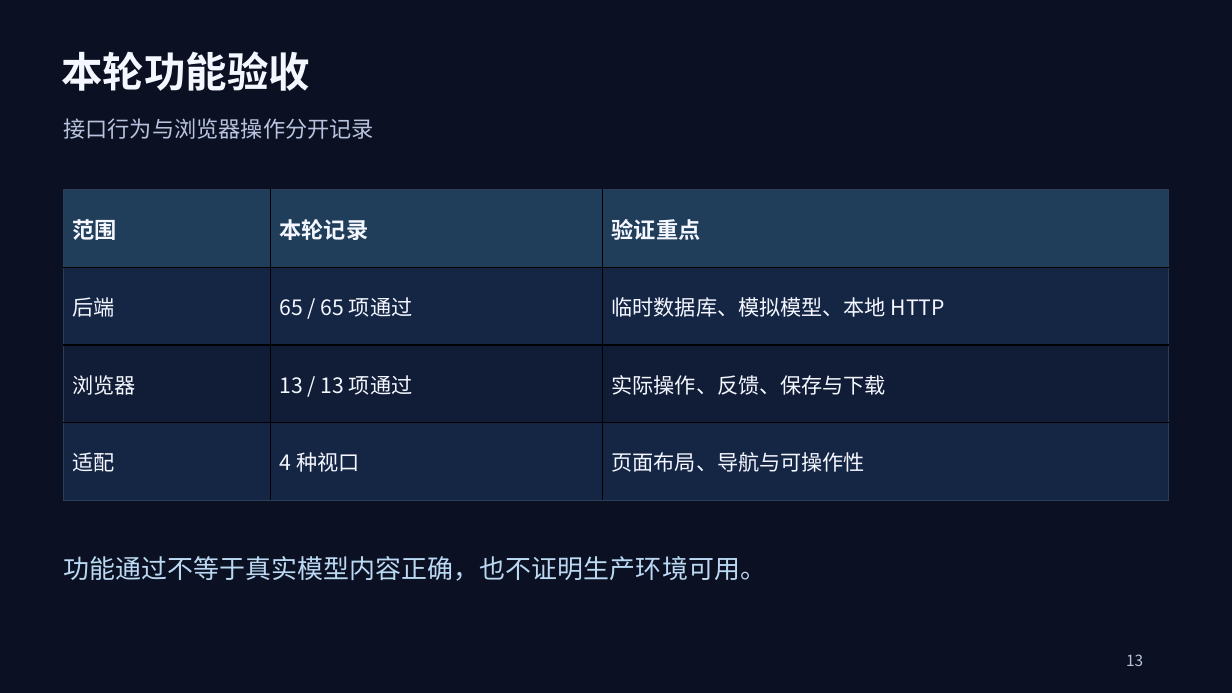
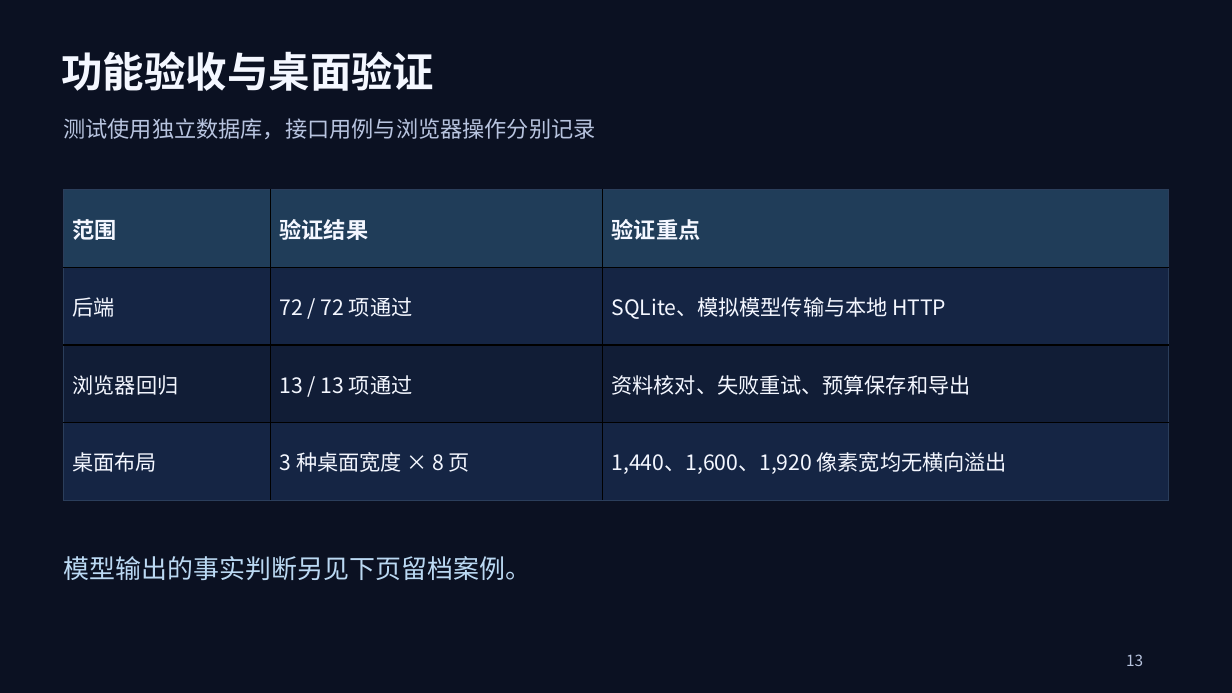
Before and after one commit to Melon1234123/huiwu-zhice, a slide deck: slide 13 of PPT/组员1-组员2-组员3-PPT.pptx. Drawn at 1232x693 pixels with LibreOffice and Linux fonts; fonts in the diff are those of the drawing. Boxes give left, top, right and bottom in pixels: in the first picture for what was removed or moved away, otherwise in the second. Text is boxed around its words. In the diff, an @@ line names an element or a change of style, - is before the commit and + after.

Commit message:
完善桌面筹备工作流并更新课程报告、演示和验证记录

```diff
--- a/PPT/组员1-组员2-组员3-PPT.pptx
+++ b/PPT/组员1-组员2-组员3-PPT.pptx
@@ text at (x1=62, y1=51, x2=435, y2=91): text changed @@
-本轮功能验收
+功能验收与桌面验证
@@ text at (x1=63, y1=118, x2=595, y2=139): text changed @@
-接口行为与浏览器操作分开记录
+测试使用独立数据库，接口用例与浏览器操作分别记录
@@ table at (x1=64, y1=189, x2=1168, y2=500) @@
-row 1, column 2: 本轮记录
+row 1, column 2: 验证结果
-row 2, column 2: 65 / 65 项通过
+row 2, column 2: 72 / 72 项通过
-row 2, column 3: 临时数据库、模拟模型、本地 HTTP
+row 2, column 3: SQLite、模拟模型传输与本地 HTTP
-row 3, column 1: 浏览器
+row 3, column 1: 浏览器回归
-row 3, column 3: 实际操作、反馈、保存与下载
+row 3, column 3: 资料核对、失败重试、预算保存和导出
-row 4: 适配 | 4 种视口 | 页面布局、导航与可操作性
+row 4: 桌面布局 | 3 种桌面宽度 × 8 页 | 1,440、1,600、1,920 像素宽均无横向溢出
@@ text at (x1=63, y1=556, x2=531, y2=580): text changed @@
-功能通过不等于真实模型内容正确，也不证明生产环境可用。
+模型输出的事实判断另见下页留档案例。
```
Also in this commit, not shown: 8 other slides changed, 1 slide added, 1 slide removed, 52 other files.
